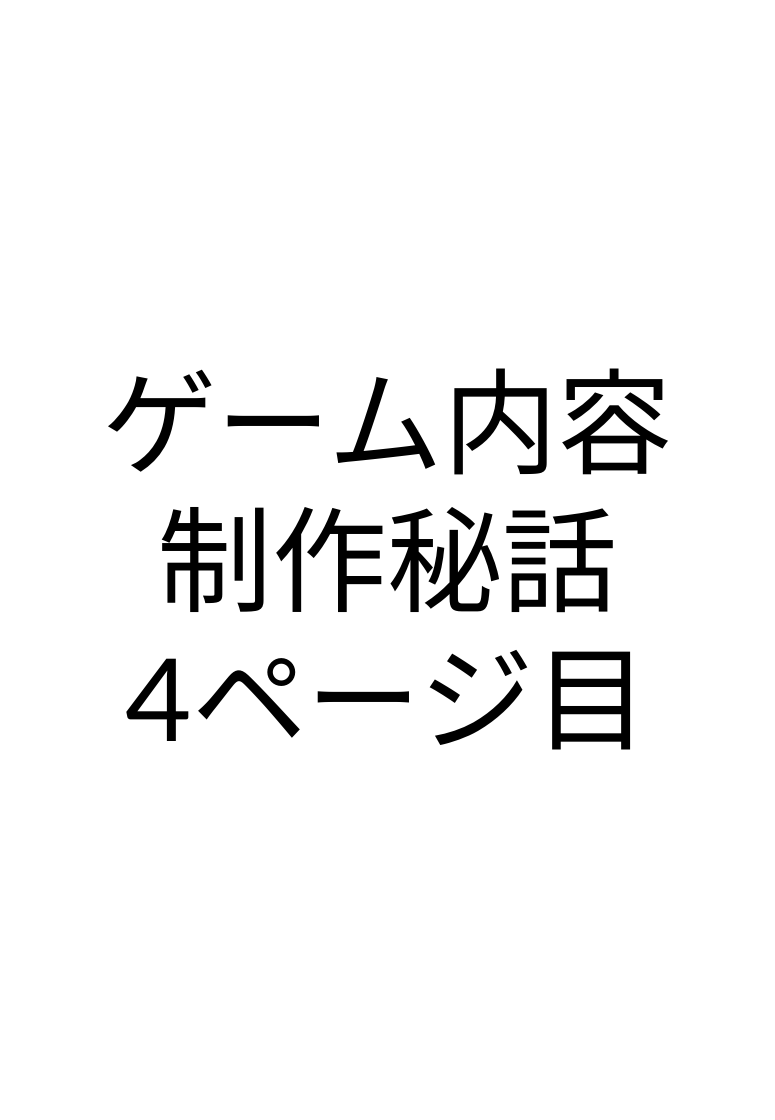
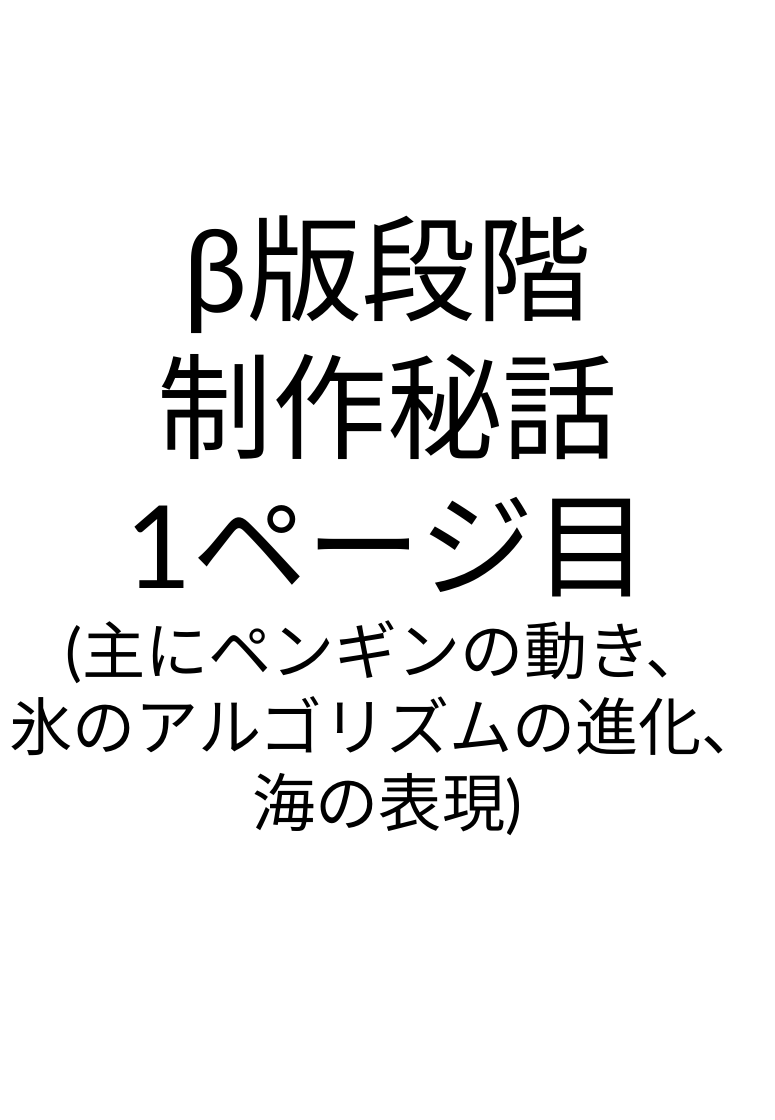
Before and after one commit to RitsukiObara/GraduationTeam, a slide deck: slide 7 of 07_Archive/Archive.pptx. Drawn at 775x1120 pixels with LibreOffice and Linux fonts; fonts in the diff are those of the drawing. Boxes give left, top, right and bottom in pixels: in the first picture for what was removed or moved away, otherwise in the second. Text is boxed around its words. In the diff, an @@ line names an element or a change of style, - is before the commit and + after.

```diff
--- a/07_Archive/Archive.pptx
+++ b/07_Archive/Archive.pptx
@@ text "β版段階": place and size @@
-text "β版段階" at bbox=[102, 368, 673, 750]
+text "β版段階" at bbox=[9, 215, 765, 835]
@@ text at bbox=[183, 215, 591, 333]: text changed @@
-ゲーム内容
+β版段階
@@ text at bbox=[9, 497, 765, 835]: text changed; size 80 to 44 pt @@
-4ページ目
+1ページ目
+(主にペンギンの動き、
+氷のアルゴリズムの進化、
+海の表現)
```
Also in this commit, not shown: 5 other slides changed, 2 slides added, 2 slides removed.
